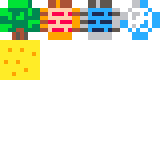
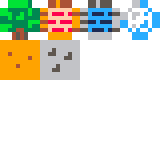
Two versions of the same layered image (160 × 160). Layer-by-layer changes:
painted on "Background" over (0, 40, 80, 80)
